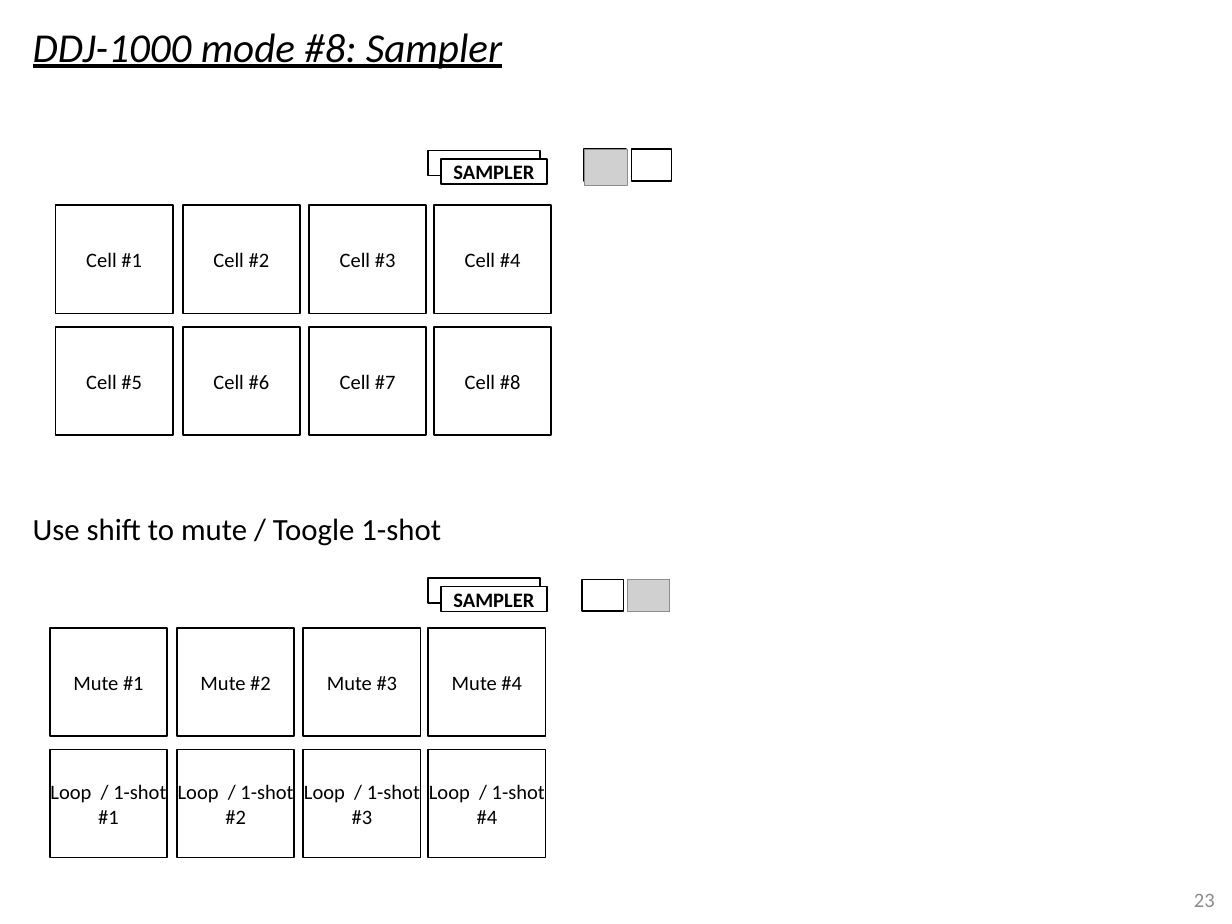
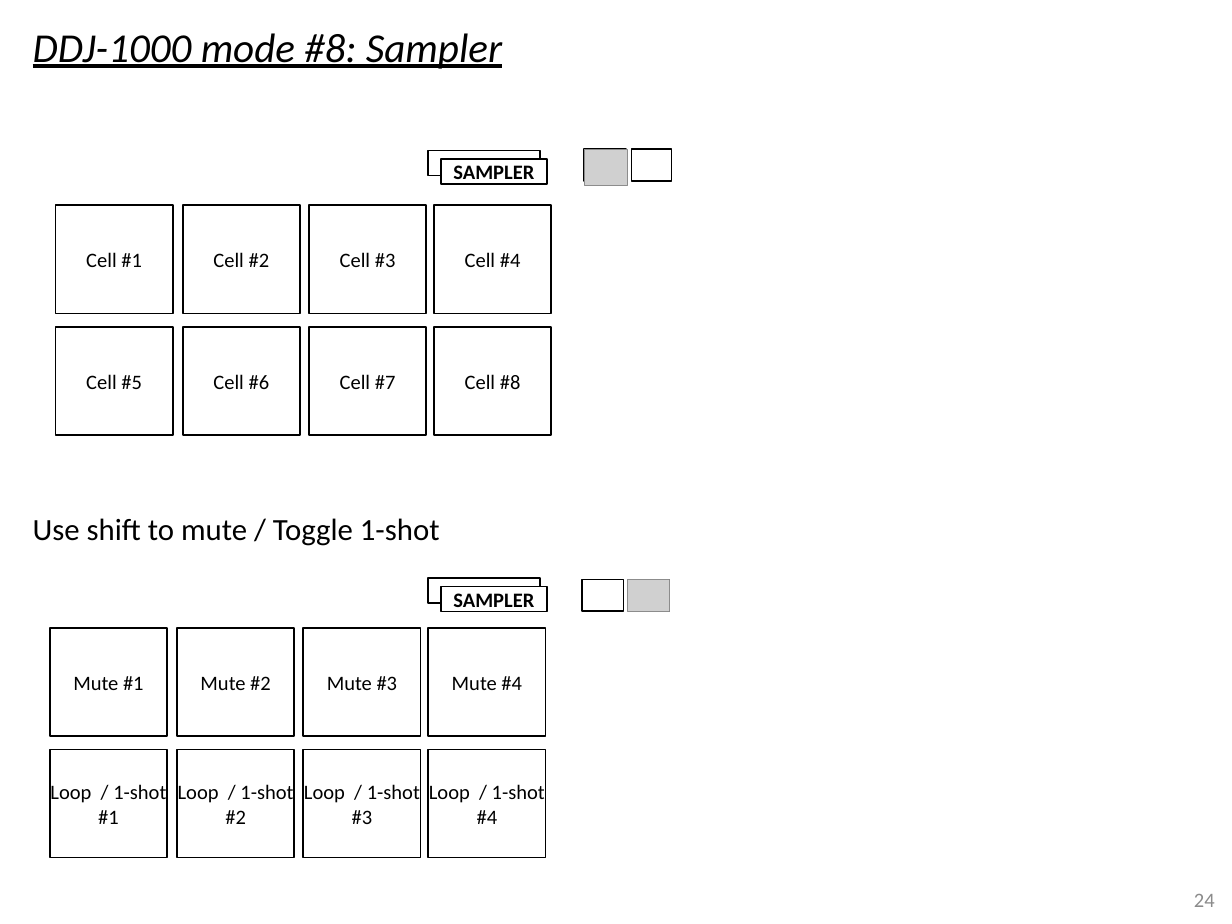
Before and after one commit to pestrela/music, a slide deck: slide 24 of traktor/mapping_ddj_1000/Support files/Source files/DDJ-1000 - Quick overview.pptx (slide 23 before the commit). Drawn at 1232x924 pixels with LibreOffice and Linux fonts; fonts in the diff are those of the drawing; grey boxes stand for pictures. Boxes give left, top, right and bottom in pixels: in the first picture for what was removed or moved away, otherwise in the second. Text is boxed around its words. In the diff, an @@ line names an element or a change of style, - is before the commit and + after.

```diff
--- a/traktor/mapping_ddj_1000/Support files/Source files/DDJ-1000 - Quick overview.pptx
+++ b/traktor/mapping_ddj_1000/Support files/Source files/DDJ-1000 - Quick overview.pptx
@@ text at (33,518,440,546): text changed @@
-Use shift to mute / Toogle 1-shot
+Use shift to mute / Toggle 1-shot
@@ page number at (1194,894,1215,907): text changed @@
-23
+24
```
Also in this commit, not shown: 2 other slides changed, 1 slide added, 14 other files.
